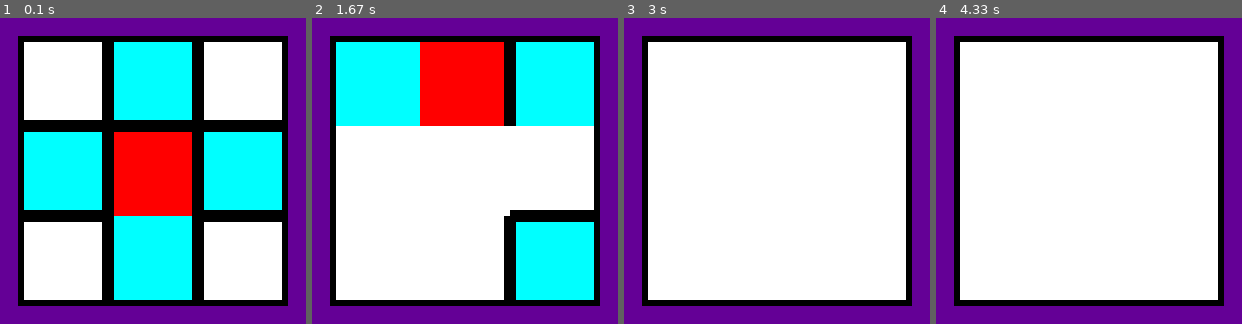
Above: before the commit, frames 1-4 (left to right).
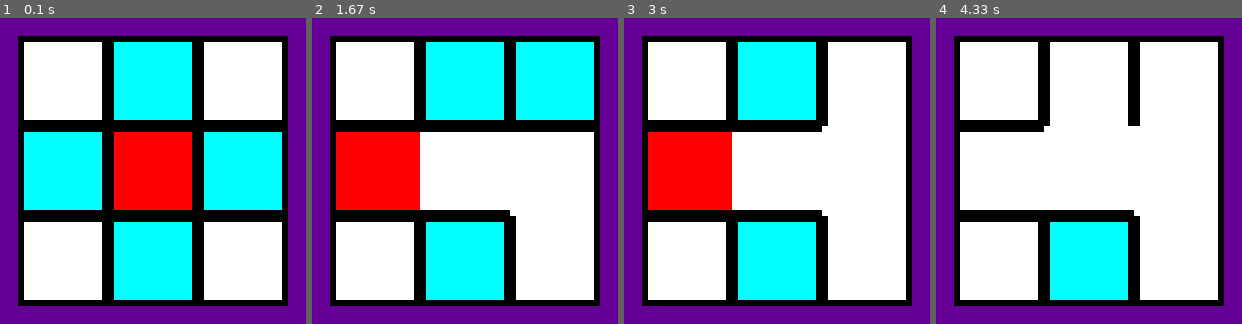
Above: after the commit, the same moments.

Repository: philip-dave/pygame-maze
Game: pygame game, started from maze.py
Two runs of this game, one before a commit and one after it. Both use one fixed random seed, a clock stepped at 60 frames per second and the inputs below.
Inputs:
- Up to frame 1 (0.1 s): no input
- Up to frame 2 (1.67 s): no input
- Up to frame 3 (3 s): no input
- Up to frame 4 (4.33 s): no input

The runs differ from the first frame. In frame 1, 1.0% of the frame differs, in the area x 37-63%, y 62-67%; in frame 2, 41%, in the area x 7-93%, y 7-93%; in frame 3, 29%; in frame 4, 14%.

Commit message:
Completely changing how frontier is set. Frontier and neighbour sets are now different functions. Adding any used cells to maze

Diff:
--- a/create_maze.py
+++ b/create_maze.py
@@ -49,53 +49,47 @@
         right = [position[0],position[1]+1]
         top = [position[0]-1,position[1]]
         bottom = [position[0]+1,position[1]]
-        used_neighbours = self.grid[position[0]][position[1]].used_neighbours
-        if left[1]>=0 and left not in self.frontier and left not in used_neighbours:
+        if left not in self.frontier and left[1]>=0 and left not in self.maze:
+            self.frontier.append(left)
             self.grid[left[0]][left[1]].is_front = True
-            self.frontier.append(left)
-            neighbor_set.append(left)
-        elif left[1]>=0 and left not in used_neighbours:
-            #self.grid[left[1]][left[0]].is_front = True
-            neighbor_set.append(left)
-        if right[1]<self.max and right not in self.frontier and  right not in used_neighbours:
+        if right not in self.frontier and right[1]<self.max and right not in self.maze:
+            self.frontier.append(right)
             self.grid[right[0]][right[1]].is_front = True
-            self.frontier.append(right)
-            neighbor_set.append(right)
-        elif right[1]<self.max-1 and  right not in used_neighbours:
-            #self.grid[right[1]][right[0]].is_front = True
-            neighbor_set.append(right)
-        if top[0]>=0 and top not in self.frontier and top not in used_neighbours:
+        if top not in self.frontier and top[0]>=0 and top not in self.maze:
+            self.frontier.append(top)
             self.grid[top[0]][top[1]].is_front = True
-            self.frontier.append(top)
-            neighbor_set.append(top)
-        elif top[0]>=0 and top not in used_neighbours:
-            #self.grid[top[1]][top[0]].is_front = True
-            neighbor_set.append(top)
-        if bottom[0]!=self.max and bottom not in self.frontier and bottom not in used_neighbours:
+        if bottom not in self.frontier and bottom[0]<self.max and bottom not in self.maze:
+            self.frontier.append(bottom)
             self.grid[bottom[0]][bottom[1]].is_front = True
-            self.frontier.append(bottom)
-            neighbor_set.append(bottom)
-        elif bottom[0]<self.max-1 and bottom not in used_neighbours:
-            #self.grid[bottom[1]][bottom[0]].is_front = True
-            neighbor_set.append(bottom)
-        return neighbor_set
 
 
-    def get_random_neighbour(self,neighbours,cell):
+    def get_random_neighbour(self,cell,is_first):
         maze_neigh = []
-        for neighbour in neighbours:
-            if neighbour in self.maze:
-                maze_neigh.append(neighbour)
-        if len(maze_neigh)>0:
+        neighbours = []
+        left = [cell[0],cell[1]-1]
+        right = [cell[0],cell[1]+1]
+        top = [cell[0]-1,cell[1]]
+        bottom = [cell[0]+1,cell[1]]
+        neighbours.append(left)
+        neighbours.append(right)
+        neighbours.append(top)
+        neighbours.append(bottom)
+        if is_first:
+            for neighbour in neighbours:
+                if neighbour[0]>=0 and neighbour[0]<self.max and neighbour[1]>=0 and neighbour[1]<self.max:
+                    maze_neigh.append(neighbour)
             return maze_neigh[randint(0,len(maze_neigh)-1)]
-        return neighbours[randint(0,len(neighbours)-1)]
+        else:
+            for neighbour in neighbours:
+                if neighbour in self.maze:
+                    maze_neigh.append(neighbour)
+
+        return maze_neigh[randint(0,len(maze_neigh)-1)]
     """
     Removing walls from the random neighbour
     Checking if the neighbor is left, right, top or bottom and removing appropriate walls
     """
     def remove_walls(self,cell,neighbour):
-        bad_walls = [1,1,1,1]
-
         if cell[0]-1==neighbour[0]:
             self.grid[cell[0]][cell[1]].walls[2] = 0
             self.grid[neighbour[0]][neighbour[1]].walls[3] = 0
@@ -112,28 +106,33 @@
 
     def create_maze(self):
         position = [self.max//2,self.max//2]
+        self.grid[position[0]][position[1]].is_current = True
 
-        neighbours = self.get_new_frontier(position)
+        self.get_new_frontier(position)
+        self.draw_borders()
+        self.maze.append(position)
+        is_first = True
         while len(self.frontier)>0:
-
+            self.draw_borders()
             cell = position
-            self.grid[cell[0]][cell[1]].is_current = True
-            neighbour = self.get_random_neighbour(neighbours,cell)
-            self.maze.append(cell)
+            neighbour = self.get_random_neighbour(cell,is_first)
+            is_first = False
             self.maze.append(neighbour)
+            self.remove_walls(cell,neighbour)
+            self.draw_borders()
             if cell in self.frontier:
                 self.frontier.remove(cell)
-
-            self.frontier.remove(neighbour)
-            self.remove_walls(cell,neighbour)
-            self.grid[cell[0]][cell[1]].used_neighbours.append(neighbour)
-            self.grid[neighbour[0]][neighbour[1]].used_neighbours.append(cell)
-
+            if neighbour in self.frontier:
+                self.frontier.remove(neighbour)
+            self.get_new_frontier(neighbour)
+            self.grid[cell[0]][cell[1]].is_current = False
+            self.grid[cell[0]][cell[1]].is_front = False
+            self.grid[neighbour[0]][neighbour[1]].is_front = False
             self.draw_borders()
+            self.grid[cell[0]][cell[1]].is_current = False
             self.grid[cell[0]][cell[1]].is_front = False
-            self.grid[cell[0]][cell[1]].is_current = False
             self.grid[neighbour[0]][neighbour[1]].is_front = False
             if len(self.frontier)>0:
                 position = self.frontier[randint(0,len(self.frontier)-1)]
-                neighbours = self.get_new_frontier(position)
+                self.grid[position[0]][position[1]].is_current = True
         return self.grid
